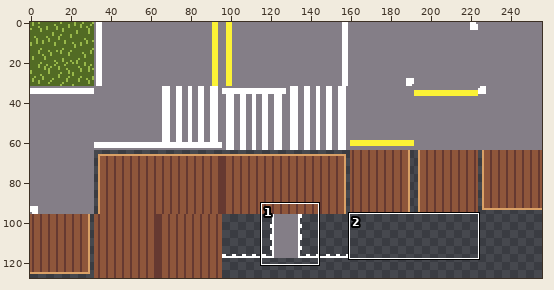
Two states of a sprite sheet, RAW/Sprite-0001.png. The picture above shows the old version from afar; the outline marks the close-up.
Close-up. Before:
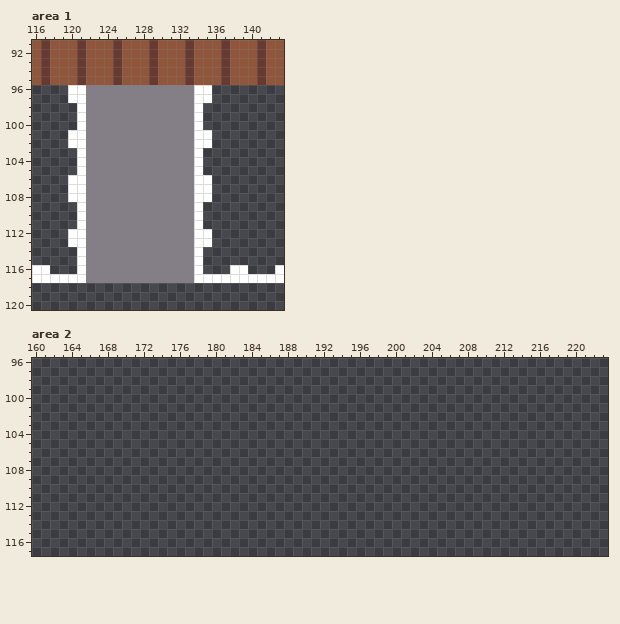
The file is 256x128 pixels. Shown: area 1: x 116..143, y 91..120; area 2: x 160..223, y 96..117.
After the commit:
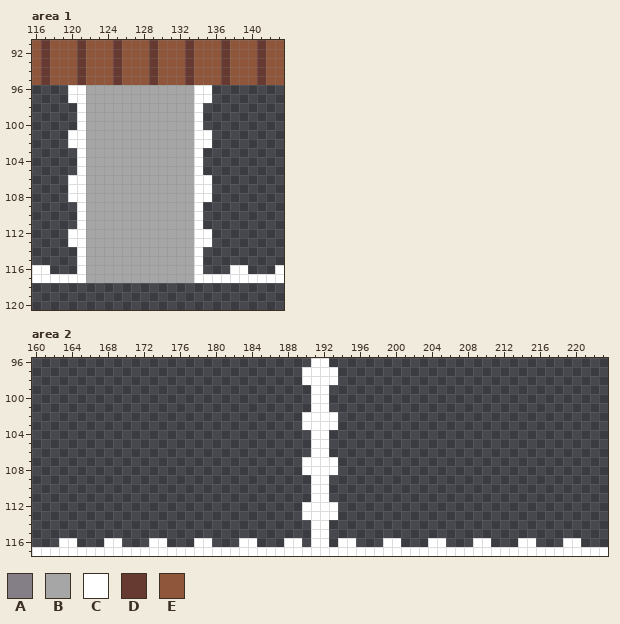
Palette (. is transparent): A #847e87  B #a6a6a6  C #ffffff  D #663931  E #8f563b
Changes in this commit:
Changed rows in their new state; - is an unchanged pixel.
Area 1:
first column x 122:
 96 BBBBBBBBBBBB
 97 BBBBBBBBBBBB
 98 BBBBBBBBBBBB
 99 BBBBBBBBBBBB
100 BBBBBBBBBBBB
101 BBBBBBBBBBBB
102 BBBBBBBBBBBB
103 BBBBBBBBBBBB
104 BBBBBBBBBBBB
105 BBBBBBBBBBBB
106 BBBBBBBBBBBB
107 BBBBBBBBBBBB
108 BBBBBBBBBBBB
109 BBBBBBBBBBBB
110 BBBBBBBBBBBB
111 BBBBBBBBBBBB
112 BBBBBBBBBBBB
113 BBBBBBBBBBBB
114 BBBBBBBBBBBB
115 BBBBBBBBBBBB
116 BBBBBBBBBBBB
117 BBBBBBBBBBBB
Area 2:
first column x 160:
 96 -------------------------------CC-------------------------------
 97 ------------------------------CCCC------------------------------
 98 ------------------------------CCCC------------------------------
 99 -------------------------------CC-------------------------------
100 -------------------------------CC-------------------------------
101 -------------------------------CC-------------------------------
102 ------------------------------CCCC------------------------------
103 ------------------------------CCCC------------------------------
104 -------------------------------CC-------------------------------
105 -------------------------------CC-------------------------------
106 -------------------------------CC-------------------------------
107 ------------------------------CCCC------------------------------
108 ------------------------------CCCC------------------------------
109 -------------------------------CC-------------------------------
110 -------------------------------CC-------------------------------
111 -------------------------------CC-------------------------------
112 ------------------------------CCCC------------------------------
113 ------------------------------CCCC------------------------------
114 -------------------------------CC-------------------------------
115 -------------------------------CC-------------------------------
116 ---CC---CC---CC---CC---CC---CC-CC-CC---CC---CC---CC---CC---CC---
117 CCCCCCCCCCCCCCCCCCCCCCCCCCCCCCCCCCCCCCCCCCCCCCCCCCCCCCCCCCCCCCCC
Boxes around the changes in both close-ups, in picture pixels (x1, y1, x2, y2):
changed: (86, 85, 194, 283)
added: (32, 358, 608, 556)
